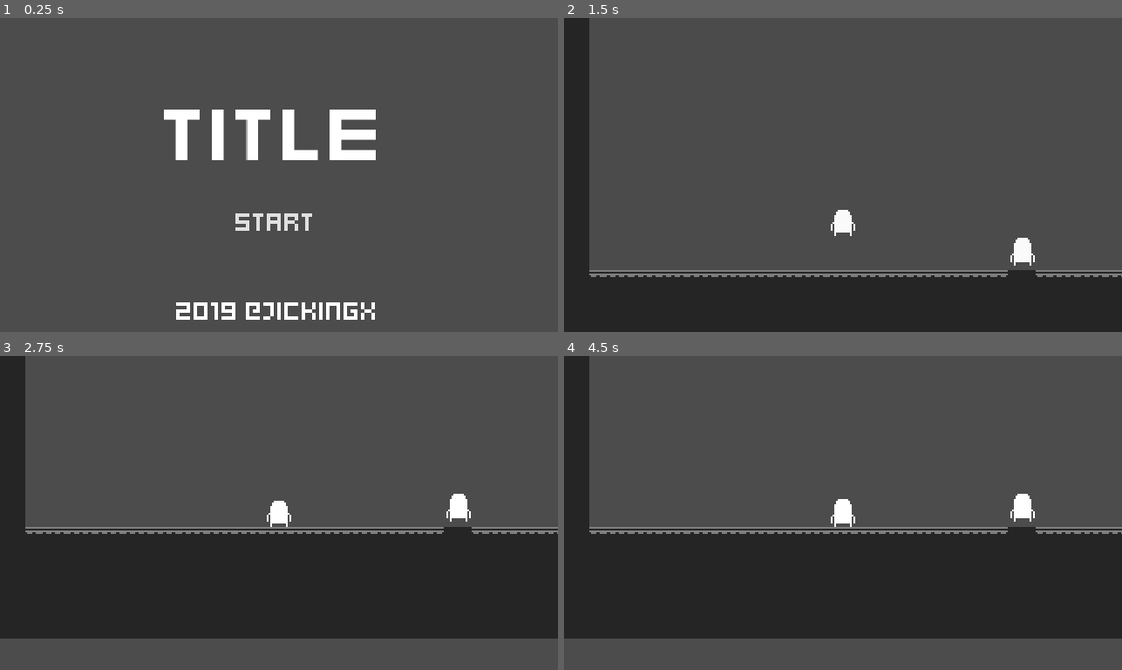
Above: before the commit, frames 1-4 (two rows, left to right).
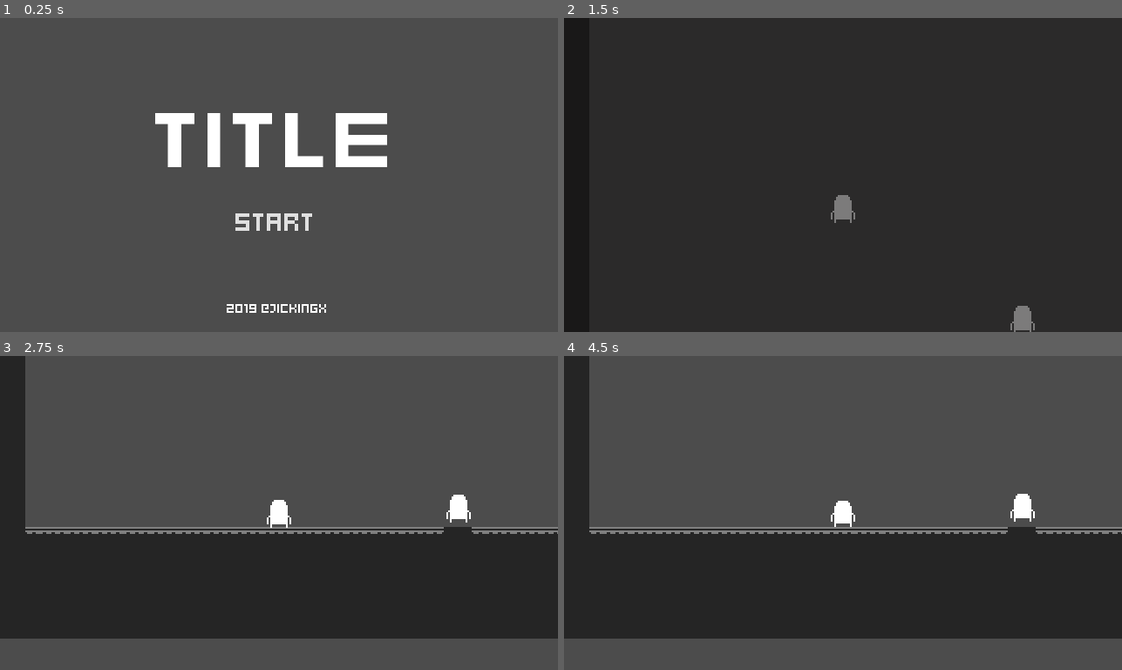
Above: after the commit, the same moments.

Repository: jickingx/2dPixelGodotTemplate
Game: Godot game, scene res://Scenes/Start.tscn
Two runs of this game, one before a commit and one after it. Both use one fixed random seed, a clock stepped at 60 frames per second and the inputs below. Sound files missing from this copy of the repository are replaced by a short silence.
Inputs:
- Up to frame 1 (0.25 s): no input
- Up to frame 2 (1.5 s): click "START" at 0.5 s; tap Enter (ui_accept) at 1.25 s
- Up to frame 3 (2.75 s): tap Enter (ui_accept) at 1.52, 2.27 s
- Up to frame 4 (4.5 s): tap Enter (ui_accept) at 3.77 s

The runs differ from the first frame. In frame 1, 3.7% of the frame differs, in the area x 27-70%, y 29-97%; in frame 2, 78%, in the area x 4-100%, y 0-100%; in frame 3, less than 0.1%; in frame 4, less than 0.1%.

Commit message:
added sounds added fonts

Diff:
--- a/Characters/Jumper/Jumper.tscn
+++ b/Characters/Jumper/Jumper.tscn
@@ -1,35 +1,94 @@
-[gd_scene load_steps=7 format=2]
+[gd_scene load_steps=8 format=2]
 
 [ext_resource path="res://Characters/Jumper/sprite00_16x16_0000.png" type="Texture" id=1]
 [ext_resource path="res://Characters/Jumper/sprite00_16x16_0001.png" type="Texture" id=2]
+[ext_resource path="res://Sounds/Jump01.wav" type="AudioStream" id=3]
 
-[sub_resource type="GDScript" id=3]
+[sub_resource type="GDScript" id=1]
 script/source = "extends KinematicBody2D
 signal npc_collided
+var isDisabled = false
 
-var gravity = 200.0
-var walk_Speed = 140
+# This demo shows how to build a kinematic controller.
+
+# Member variables
+const GRAVITY = 400.0 # pixels/second/second
+
+# Angle in degrees towards either side that the player can consider \"floor\"
+const FLOOR_ANGLE_TOLERANCE = 40
+const WALK_FORCE = 200
+const WALK_MIN_SPEED = 10
+const WALK_MAX_SPEED = 200
+const STOP_FORCE = 1300
+const JUMP_SPEED = 200
+const JUMP_MAX_AIRBORNE_TIME = 0.2
+
+const SLIDE_STOP_VELOCITY = 1.0 # one pixel/second
+const SLIDE_STOP_MIN_TRAVEL = 1.0 # one pixel
+
+#cache the sprite here for fast access (we will set scale to flip it often)
+onready var sprite = $AnimatedSprite
+onready var jump_sound = $JumpSound
+
+
 var velocity = Vector2()
-var isDisabled = false
+var on_air_time = 100
+var jumping = false
+
+var prev_jump_pressed = false
 
 func _physics_process(delta):
 	if isDisabled :
 		return
+	# Create forces
+	var force = Vector2(0, GRAVITY)
 
-	velocity.y += delta * gravity
+	var walk_left = Input.is_action_pressed(\"ui_left\")
+	var walk_right = Input.is_action_pressed(\"ui_right\")
+	var jump = Input.is_action_pressed(\"ui_up\")
 
-	if Input.is_action_pressed(\"ui_left\"):
-	    velocity.x = -walk_Speed
-	elif Input.is_action_pressed(\"ui_right\"):
-	    velocity.x =  walk_Speed
-	else:
-	    velocity.x = 0
+	var stop = true
 
-	# We don't need to multiply velocity by delta because \"move_and_slide\" already takes delta time into account.
+	if walk_left:
+		if velocity.x <= WALK_MIN_SPEED and velocity.x > -WALK_MAX_SPEED:
+			force.x -= WALK_FORCE
+			stop = false
+	elif walk_right:
+		if velocity.x >= -WALK_MIN_SPEED and velocity.x < WALK_MAX_SPEED:
+			force.x += WALK_FORCE
+			stop = false
 
-	# The second parameter of \"move_and_slide\" is the normal pointing up.
-	# In the case of a 2D platformer, in Godot, upward is negative y, which translates to -1 as a normal.
-	move_and_slide(velocity, Vector2(0, -1))
+	if stop:
+		var vsign = sign(velocity.x)
+		var vlen = abs(velocity.x)
+
+		vlen -= STOP_FORCE * delta
+		if vlen < 0:
+			vlen = 0
+
+		velocity.x = vlen * vsign
+
+	# Integrate forces to velocity
+	velocity += force * delta
+	# Integrate velocity into motion and move
+	velocity = move_and_slide(velocity, Vector2(0, -1))
+
+	if is_on_floor():
+		on_air_time = 0
+
+	if jumping and velocity.y > 0:
+		# If falling, no longer jumping
+		jumping = false
+
+	if on_air_time < JUMP_MAX_AIRBORNE_TIME and jump and not prev_jump_pressed and not jumping:
+		# Jump must also be allowed to happen if the character left the floor a little bit ago.
+		# Makes controls more snappy.
+		velocity.y = -JUMP_SPEED
+		jumping = true
+		jump_sound.play()
+
+	on_air_time += delta
+	prev_jump_pressed = jump
 
 func _on_NpcSensorArea2D_body_entered(body):
 	if body.is_in_group(\"npc\"):
@@ -37,12 +96,15 @@
 		print_debug(\"SIGNAL npc_collided name: \" + body.name)
 
 func disable():
+	if isDisabled :
+		return
+
 	isDisabled = true
 
 func enable():
 	isDisabled = false"
 
-[sub_resource type="SpriteFrames" id=1]
+[sub_resource type="SpriteFrames" id=2]
 animations = [ {
 "frames": [ ExtResource( 1 ), ExtResource( 2 ) ],
 "loop": true,
@@ -58,16 +120,15 @@
 radius = 8.54558
 
 [node name="Jumper" type="KinematicBody2D"]
-script = SubResource( 3 )
+script = SubResource( 1 )
 
 [node name="AnimatedSprite" type="AnimatedSprite" parent="."]
-frames = SubResource( 1 )
-frame = 1
+frames = SubResource( 2 )
 playing = true
 
 [node name="CollisionShape2D" type="CollisionShape2D" parent="."]
 position = Vector2( 0.0769501, 0.538612 )
-shape = SubResource( 2 )
+shape = SubResource( 3 )
 
 [node name="Camera2D" type="Camera2D" parent="."]
 current = true
@@ -77,4 +138,7 @@
 
 [node name="CollisionShape2D" type="CollisionShape2D" parent="NpcSensorArea2D"]
 shape = SubResource( 4 )
+
+[node name="JumpSound" type="AudioStreamPlayer2D" parent="."]
+stream = ExtResource( 3 )
 [connection signal="body_entered" from="NpcSensorArea2D" to="." method="_on_NpcSensorArea2D_body_entered"]
--- a/Scenes/Start.gd
+++ b/Scenes/Start.gd
@@ -3,4 +3,7 @@
 export(String, FILE) var next_scene
 
 func _on_Button_button_up():
+	$SoundStart.play()
+
+func _on_SoundStart_finished():
 	Global.goto_scene(next_scene)
--- a/Scenes/Start.tscn
+++ b/Scenes/Start.tscn
@@ -1,11 +1,13 @@
-[gd_scene load_steps=6 format=2]
+[gd_scene load_steps=7 format=2]
 
 [ext_resource path="res://Scenes/Start.gd" type="Script" id=1]
 [ext_resource path="res://UI/titleFont.tres" type="DynamicFont" id=2]
 [ext_resource path="res://UI/buttonFont.tres" type="DynamicFont" id=3]
 [ext_resource path="res://UI/kenpixel_mini_square.ttf" type="DynamicFontData" id=4]
+[ext_resource path="res://Sounds/Start00.wav" type="AudioStream" id=5]
 
 [sub_resource type="DynamicFont" id=1]
+size = 8
 font_data = ExtResource( 4 )
 
 [node name="StartScreen" type="CanvasLayer"]
@@ -34,12 +36,16 @@
 flat = true
 
 [node name="Footer" type="Label" parent="."]
-margin_left = 1.0
-margin_top = 157.0
-margin_right = 318.0
-margin_bottom = 176.0
+margin_left = 0.581879
+margin_top = 157.418
+margin_right = 317.582
+margin_bottom = 176.418
 custom_fonts/font = SubResource( 1 )
 text = "2019 @jickingx"
 align = 1
 valign = 1
+
+[node name="SoundStart" type="AudioStreamPlayer" parent="."]
+stream = ExtResource( 5 )
 [connection signal="button_up" from="Button" to="." method="_on_Button_button_up"]
+[connection signal="finished" from="SoundStart" to="." method="_on_SoundStart_finished"]
--- a/UI/DialogueBox/DialogueBox.gd
+++ b/UI/DialogueBox/DialogueBox.gd
@@ -9,6 +9,7 @@
 var pages = []
 var rtLabel
 
+onready var sound = $AudioStreamPlayer
 
 func _ready():
 	current_page = 0
@@ -34,6 +35,8 @@
 		current_page = current_page + 1
 		rtLabel.visible_characters = 0
 		delta_time = 0
+		sound.play()
+
 		if(pages.size() - 1 >= current_page):
 			rtLabel.bbcode_text = align_center( pages[current_page])
 		else:
@@ -57,6 +60,7 @@
 
 func show():
 	$Container.visible = true
+	sound.play()
 
 
 func _input(event):
--- a/UI/DialogueBox/DialogueBox.tscn
+++ b/UI/DialogueBox/DialogueBox.tscn
@@ -1,10 +1,12 @@
-[gd_scene load_steps=4 format=2]
+[gd_scene load_steps=5 format=2]
 
 [ext_resource path="res://UI/DialogueBox/DialogueBox.gd" type="Script" id=1]
 [ext_resource path="res://UI/kenpixel_mini_square.ttf" type="DynamicFontData" id=2]
+[ext_resource path="res://Sounds/Select.wav" type="AudioStream" id=3]
 
 [sub_resource type="DynamicFont" id=1]
 resource_local_to_scene = true
+size = 10
 font_data = ExtResource( 2 )
 
 [node name="DialogueBox" type="CanvasLayer"]
@@ -22,7 +24,7 @@
 
 [node name="ColorRect" type="ColorRect" parent="Container"]
 margin_left = 1.0
-margin_top = 51.0
+margin_top = 91.0
 margin_right = 319.0
 margin_bottom = 144.0
 __meta__ = {
@@ -31,7 +33,7 @@
 
 [node name="RichTextLabel" type="RichTextLabel" parent="Container"]
 margin_left = 6.0
-margin_top = 56.0
+margin_top = 95.0
 margin_right = 313.0
 margin_bottom = 141.0
 custom_fonts/normal_font = SubResource( 1 )
@@ -39,4 +41,9 @@
 custom_colors/selection_color = Color( 0.14902, 0.14902, 0.14902, 1 )
 custom_colors/font_color_selected = Color( 0.14902, 0.14902, 0.14902, 1 )
 bbcode_enabled = true
+bbcode_text = "Test"
+text = "Test"
 scroll_active = false
+
+[node name="AudioStreamPlayer" type="AudioStreamPlayer" parent="."]
+stream = ExtResource( 3 )
--- a/UI/titleFont.tres
+++ b/UI/titleFont.tres
@@ -3,5 +3,5 @@
 [ext_resource path="res://UI/kenpixel_mini_square.ttf" type="DynamicFontData" id=1]
 
 [resource]
-size = 42
+size = 46
 font_data = ExtResource( 1 )
--- a/project.godot
+++ b/project.godot
@@ -60,6 +60,11 @@
 , Object(InputEventKey,"resource_local_to_scene":false,"resource_name":"","device":0,"alt":false,"shift":false,"control":false,"meta":false,"command":false,"pressed":false,"scancode":83,"unicode":0,"echo":false,"script":null)
  ]
 }
+ui_jump={
+"deadzone": 0.5,
+"events": [ Object(InputEventKey,"resource_local_to_scene":false,"resource_name":"","device":0,"alt":false,"shift":false,"control":false,"meta":false,"command":false,"pressed":false,"scancode":32,"unicode":0,"echo":false,"script":null)
+ ]
+}
 
 [rendering]
 
Not shown: 1 places in Characters/Jumper/Jumper.tscn that only renumber resources
Not shown, added: Sounds/Jump01.wav.import
Not shown, added: Sounds/Select.wav.import
Not shown, added: Sounds/Start00.wav.import
Binary file added: UI/Fonts/kenpixel.ttf
Binary file added: UI/Fonts/kenpixel_blocks.ttf
Binary file added: UI/Fonts/kenpixel_future.ttf
Binary file added: UI/Fonts/kenpixel_future_square.ttf
Binary file added: UI/Fonts/kenpixel_high.ttf
Binary file added: UI/Fonts/kenpixel_high_square.ttf
Binary file added: UI/Fonts/kenpixel_mini.ttf
Binary file added: UI/Fonts/kenpixel_mini_square.ttf
(and 6 more such lines)
